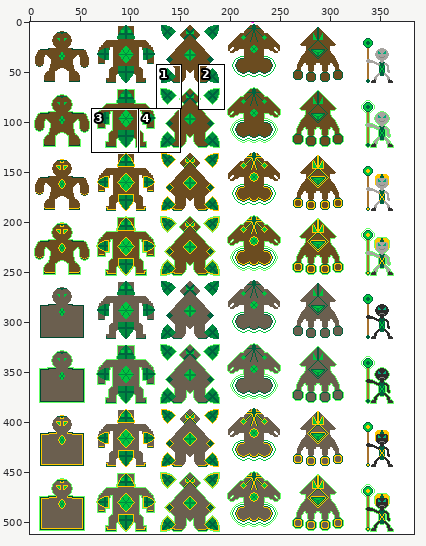
Two states of a sprite sheet, NetChess/Graphic_Assets/Golem-Pieces.png. The first picture is a wide view before the edit; the outline marks the close-up.
Close-up. Before the edit:
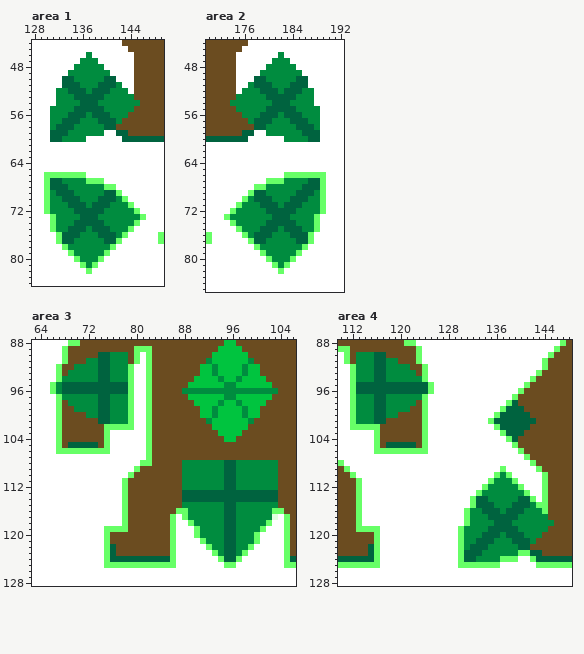
The file is 384x512 pixels. Colours within 5 levels of each other are drawn and written as one. Shown: area 1: x 128..149, y 44..84; area 2: x 170..192, y 44..85; area 3: x 63..106, y 88..128; area 4: x 110..148, y 88..128. The commit also changed other parts of the picture, which this record leaves out.
After:
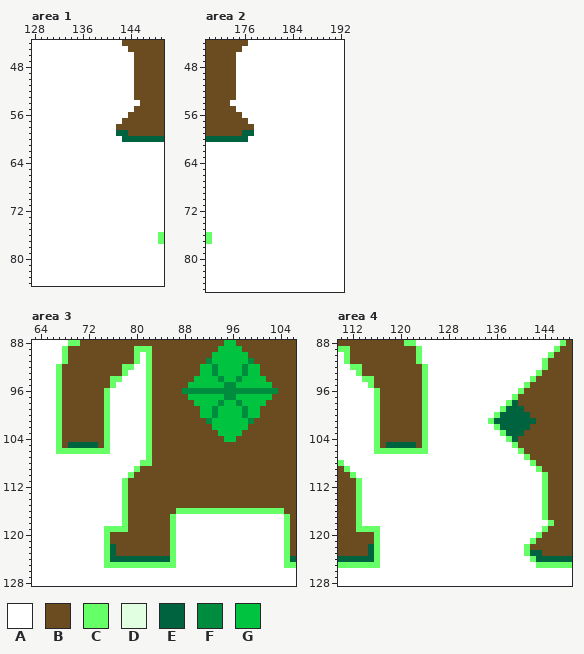
Palette (. is transparent): A #ffffff  B #6b4c20  C #67ff67  D #e1ffe1  E #00633f  F #008c3f  G #00c43f
Change:
Area 1:
y 46: x 137 F -> A
y 47: x 136..138 FFF -> AAA
y 48: x 135..139 FFFFF -> AAAAA
y 49: x 134..140 FFFFFFF -> AAAAAAA
y 50: x 133..141 EEFFFFFEE -> AAAAAAAAA
y 51: x 133..142 EEEFFFEEEF -> AAAAAAAAAA
y 52: x 132..143 FFEEEFEEEFFF -> AAAAAAAAAAAA
y 53: x 132..144 FFFEEEEEFFFFF -> AAAAAAAAAAAAA
y 54: x 132..145 FFFFEEEFFFFFFF -> AAAAAAAAAAAAAA
y 55: x 131..144 FFFFEEEEEFFFFF -> AAAAAAAAAAAAAA
y 56: x 131..143 FFFEEEFEEEFFF -> AAAAAAAAAAAAA
y 57: x 131..142 FFEEEFFFEEEF -> AAAAAAAAAAAA
y 58: x 131..141 FEEEFFFFFEE -> AAAAAAAAAAA
y 59: x 131..139 EEEFFFFFF -> AAAAAAAAA
y 60: x 131..136 EEFFFF -> AAAAAA
y 66: x 130..136 CCCCCCC -> AAAAAAA
y 67: x 130..139 CEEFFFFCCC -> AAAAAAAAAA
y 68: x 130..141 CEEEFFFFFFCC -> AAAAAAAAAAAA
y 69: x 130..142 CFEEEFFFFFEEC -> AAAAAAAAAAAAA
y 70: x 130..143 CFFEEEFFFEEEFC -> AAAAAAAAAAAAAA
y 71: x 130..144 CFFFEEEFEEEFFFC -> AAAAAAAAAAAAAAA
y 72: x 130..145 CFFFFEEEEEFFFFFC -> AAAAAAAAAAAAAAAA
y 73: x 131..146 CFFFFEEEFFFFFFFC -> AAAAAAAAAAAAAAAA
y 74: x 131..145 CFFFEEEEEFFFFFC -> AAAAAAAAAAAAAAA
y 75: x 131..144 CFFEEEFEEEFFFC -> AAAAAAAAAAAAAA
y 76: x 132..143 CEEEFFFEEEFC -> AAAAAAAAAAAA
y 77: x 132..142 CEEFFFFFEEC -> AAAAAAAAAAA
y 78: x 133..141 CFFFFFFFC -> AAAAAAAAA
y 79: x 134..140 CFFFFFC -> AAAAAAA
y 80: x 135..139 CFFFC -> AAAAA
y 81: x 136..138 CFC -> AAA
y 82: x 137 C -> A
Area 2:
y 46: x 182 F -> A
y 47: x 181..183 FFF -> AAA
y 48: x 180..184 FFFFF -> AAAAA
y 49: x 179..185 FFFFFFF -> AAAAAAA
y 50: x 178..186 EEFFFFFEE -> AAAAAAAAA
y 51: x 177..186 FEEEFFFEEE -> AAAAAAAAAA
y 52: x 176..187 FFFEEEFEEEFF -> AAAAAAAAAAAA
y 53: x 175..187 FFFFFEEEEEFFF -> AAAAAAAAAAAAA
y 54: x 174..187 FFFFFFFEEEFFFF -> AAAAAAAAAAAAAA
y 55: x 175..188 FFFFFEEEEEFFFF -> AAAAAAAAAAAAAA
y 56: x 176..188 FFFEEEFEEEFFF -> AAAAAAAAAAAAA
y 57: x 177..188 FEEEFFFEEEFF -> AAAAAAAAAAAA
y 58: x 178..188 EEFFFFFEEEF -> AAAAAAAAAAA
y 59: x 180..188 FFFFFFEEE -> AAAAAAAAA
y 60: x 183..188 FFFFEE -> AAAAAA
y 66: x 183..189 CCCCCCC -> AAAAAAA
y 67: x 180..189 CCCFFFFEEC -> AAAAAAAAAA
y 68: x 178..189 CCFFFFFFEEEC -> AAAAAAAAAAAA
y 69: x 177..189 CEEFFFFFEEEFC -> AAAAAAAAAAAAA
y 70: x 176..189 CFEEEFFFEEEFFC -> AAAAAAAAAAAAAA
y 71: x 175..189 CFFFEEEFEEEFFFC -> AAAAAAAAAAAAAAA
y 72: x 174..189 CFFFFFEEEEEFFFFC -> AAAAAAAAAAAAAAAA
y 73: x 173..188 CFFFFFFFEEEFFFFC -> AAAAAAAAAAAAAAAA
y 74: x 174..188 CFFFFFEEEEEFFFC -> AAAAAAAAAAAAAAA
y 75: x 175..188 CFFFEEEFEEEFFC -> AAAAAAAAAAAAAA
y 76: x 176..187 CFEEEFFFEEEC -> AAAAAAAAAAAA
y 77: x 177..187 CEEFFFFFEEC -> AAAAAAAAAAA
y 78: x 178..186 CFFFFFFFC -> AAAAAAAAA
y 79: x 179..185 CFFFFFC -> AAAAAAA
y 80: x 180..184 CFFFC -> AAAAA
y 81: x 181..183 CFC -> AAA
y 82: x 182 C -> A
Area 3:
y 90: x 74..78 EEFFF -> BBBBB
y 91: x 72..78 FFEEFFF -> BBBBBBB
y 92: x 70..78 FFFFEEFFF -> BBBBBBBBC
y 93: x 69..79 FFFFFEEFFFC -> BBBBBBBBBCA
y 94: x 68..79 FFFFFFEEFFFC -> BBBBBBBBCCAA
y 95: x 66..79 CFEEEEEEEEEEEC -> ACBBBBBBBBCAAA
y 96: x 66..79 CFEEEEEEEEEEEC -> ACBBBBBBBCAAAA
y 97: x 68..79 FFFFFFEEFFFC -> BBBBBBBCAAAA
y 98: x 69..79 FFFFFEEFFFC -> BBBBBBCAAAA
y 99: x 70..79 FFFFEEFFFC -> BBBBBCAAAA
y 100: x 72..79 FFEEFFFC -> BBBCAAAA
y 101: x 74..79 EEFFFC -> BCAAAA
y 102: x 76..79 CCCC -> AAAA
y 108..112: x 88..103 FFFFFFFEEFFFFFFF -> BBBBBBBBBBBBBBBB
y 113..114: x 88..103 EEEEEEEEEEEEEEEE -> BBBBBBBBBBBBBBBB
y 115: x 88..103 FFFFFFFEEFFFFFFF -> BBBBBBBBBBBBBBBB
y 116: x 89..102 FFFFFFEEFFFFFF -> CCCCCCCCCCCCCC
y 117: x 88..103 CFFFFFFEEFFFFFFD -> AAAAAAAAAAAAAAAA
y 118: x 89..102 CFFFFFEEFFFFFC -> AAAAAAAAAAAAAA
y 119: x 90..101 CFFFFEEFFFFC -> AAAAAAAAAAAA
y 120: x 90..100 CFFFFEEFFFC -> AAAAAAAAAAA
y 121: x 91..100 CFFFEEFFFC -> AAAAAAAAAA
y 122: x 92..99 CFFEEFFC -> AAAAAAAA
y 123: x 93..98 CFEEFC -> AAAAAA
y 124: x 94..97 CEEC -> AAAA
y 125: x 95..96 CC -> AA
Area 4:
y 90: x 113..117 FFFEE -> BBBBB
y 91: x 113..119 FFFEEFF -> BBBBBBB
y 92: x 113..121 FFFEEFFFF -> CBBBBBBBB
y 93: x 112..122 CFFFEEFFFFF -> ACBBBBBBBBB
y 94: x 112..123 CFFFEEFFFFFF -> AACCBBBBBBBB
y 95: x 112..125 CEEEEEEEEEEEEC -> AAACBBBBBBBBCA
y 96: x 112..125 CEEEEEEEEEEEEC -> AAAACBBBBBBBCA
y 97: x 112..123 CFFFEEFFFFFF -> AAAACBBBBBBB
y 98: x 112..122 CFFFEEFFFFF -> AAAACBBBBBB
y 99: x 112..121 CFFFEEFFFF -> AAAACBBBBB
y 100: x 112..119 CFFFEEFF -> AAAACBBB
y 101: x 112..117 CFFFEE -> AAAACB
y 102: x 112..115 CCCC -> AAAA
y 109: x 137 C -> A
y 110: x 136..138 CFC -> AAA
y 111: x 135..139 CFFFC -> AAAAA
y 112: x 134..140 CFFFFFC -> AAAAAAA
y 113: x 133..141 CFFFFFFFC -> AAAAAAAAA
y 114: x 132..142 CEEFFFFFEEC -> AAAAAAAAAAA
y 115: x 132..143 CEEEFFFEEEFC -> AAAAAAAAAAAA
y 116: x 131..143 CFFEEEFEEEFFF -> AAAAAAAAAAAAA
y 117: x 131..144 CFFFEEEEEFFFFF -> AAAAAAAAAAAAAC
y 118: x 131..145 CFFFFEEEFFFFFFF -> AAAAAAAAAAAAAAC
y 119: x 130..144 CFFFFEEEEEFFFFF -> AAAAAAAAAAAAAAC
y 120: x 130..143 CFFFEEEFEEEFFF -> AAAAAAAAAAAAAC
y 121: x 130..142 CFFEEEFFFEEEF -> AAAAAAAAAAAAC
y 122: x 130..141 CFEEEFFFFFEE -> AAAAAAAAAAAC
y 123: x 130..140 CEEEFFFFFFC -> AAAAAAAAAAA
y 124: x 130..139 CEEFFFFCCC -> AAAAAAAAAA
y 125: x 130..136 CCCCCCC -> AAAAAAA
